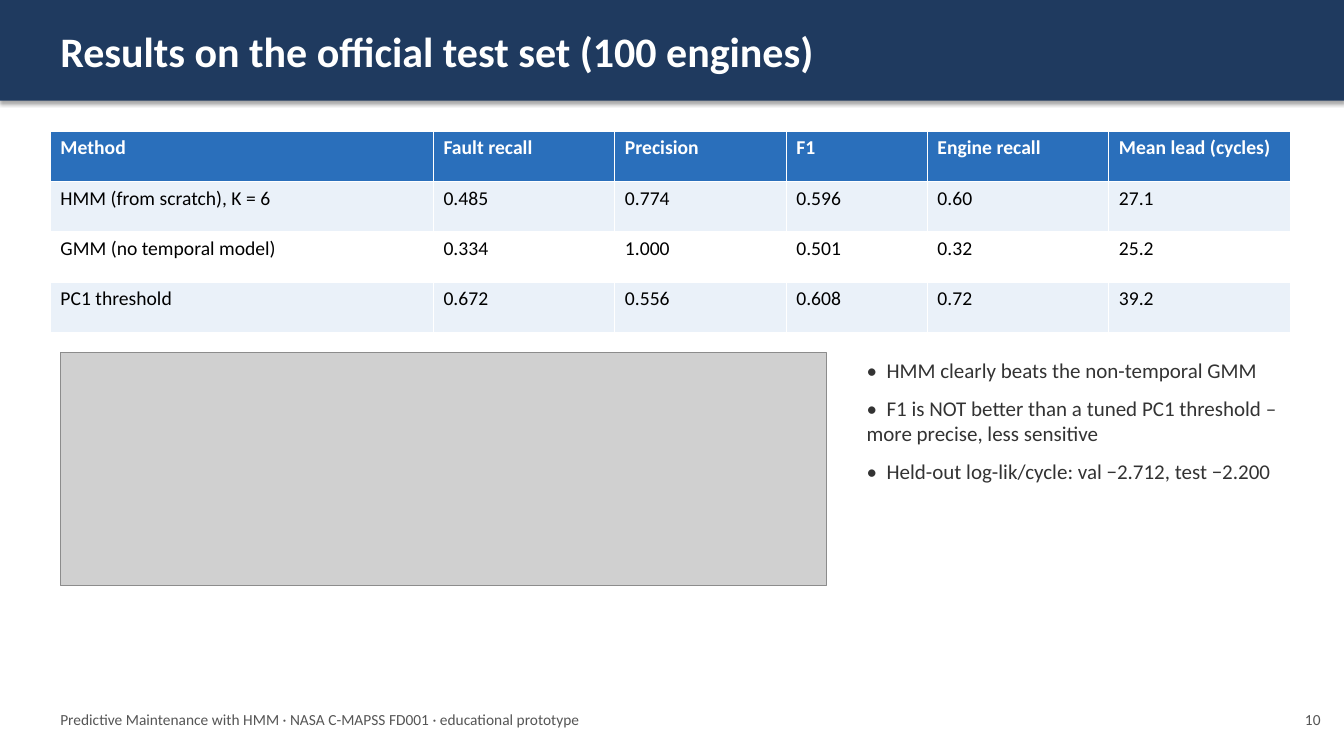
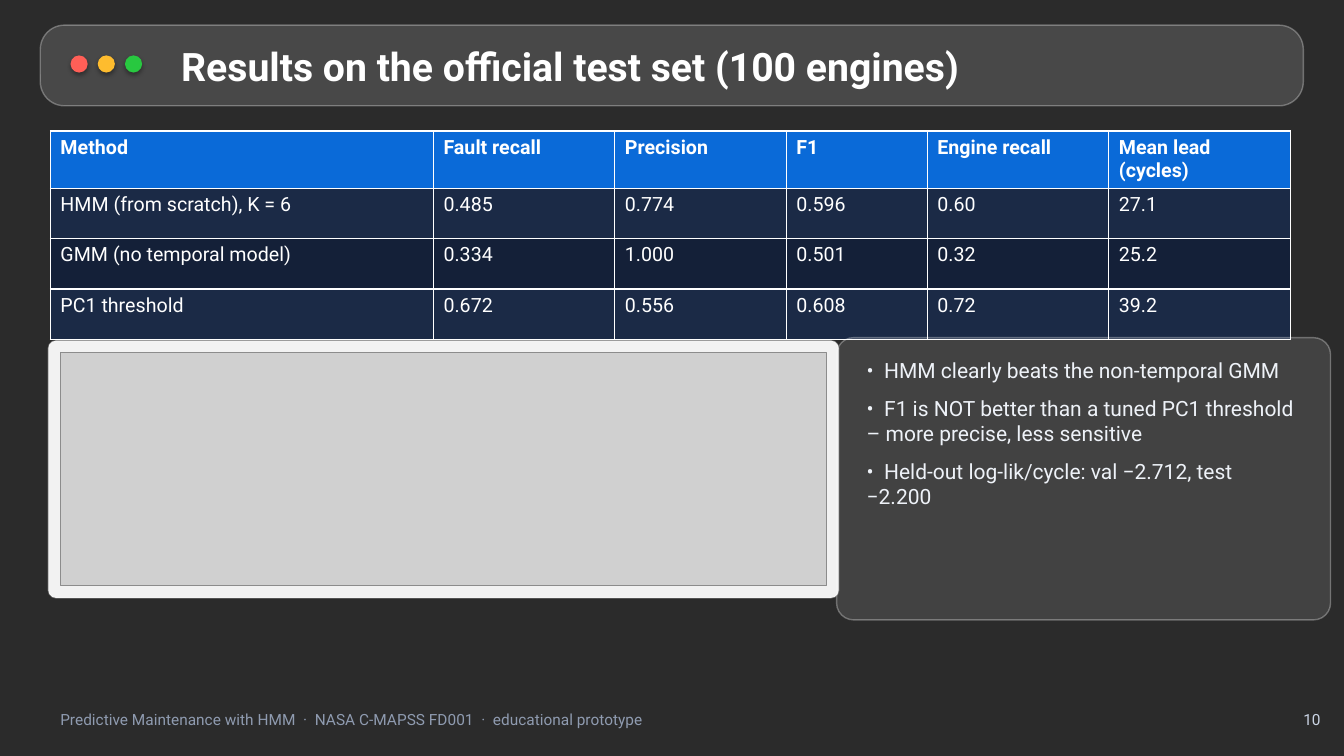
Before and after one commit to Ishita09-prog/predictive-maintenance-hmm, a slide deck: slide 10 of reports/Presentation.pptx. Drawn at 1344x756 pixels with LibreOffice and Linux fonts; fonts in the diff are those of the drawing; grey boxes stand for pictures; background and template pictures are left out; a plain dark background stands for a picture behind light text. Boxes give left, top, right and bottom in pixels: in the first picture for what was removed or moved away, otherwise in the second. Text is boxed around its words. In the diff, an @@ line names an element or a change of style, - is before the commit and + after.

```diff
--- a/reports/Presentation.pptx
+++ b/reports/Presentation.pptx
@@ background #FFFFFF to picture (left out) @@
@@ rectangle removed at bbox=[0, 0, 1344, 101] @@
@@ rounded rectangle added at bbox=[40, 25, 1304, 106], fill #FFFFFF at 14% opacity, outline #FFFFFF 1 pt @@
@@ ellipse added at bbox=[71, 55, 88, 73], fill #FF5F57 @@
@@ ellipse added at bbox=[98, 55, 115, 73], fill #FEBC2E @@
@@ ellipse added at bbox=[125, 55, 142, 73], fill #28C840 @@
@@ text "Results on the official test ...": place and size @@
-text "Results on the official test ..." at bbox=[60, 36, 813, 74]
+text "Results on the official test ..." at bbox=[181, 50, 959, 90]
@@ text "Results on the official test ..." at bbox=[181, 50, 959, 90]: size 30 to 28 pt, font Calibri to Roboto @@
@@ table at bbox=[50, 131, 1291, 333] @@
@@ fill #2A6FBB to #0A6AD8 in row 1 @@
@@ fill #EAF1F9 to #1B2A46 in 12 cells @@
@@ fill #FFFFFF to #142038 in row 3 @@
@@ font Calibri to Roboto @@
@@ text colour #000000 to #FFFFFF in "HMM (from scratch), K = 6", "0.485", "0.774", "0.596" and 14 more places @@
@@ rounded rectangle added at bbox=[48, 341, 839, 598], fill #FFFFFF at 94% opacity, outline #FFFFFF 1 pt @@
@@ rounded rectangle added at bbox=[837, 338, 1331, 620], fill #FFFFFF at 11% opacity, outline #FFFFFF 1 pt @@
@@ text "• HMM clearly beats the ..." at bbox=[867, 362, 1294, 504]: font Calibri to Roboto, text colour #333333 to #EEF2F8 @@
@@ text "Predictive Maintenance with HMM · ..." at bbox=[60, 713, 642, 728]: font Calibri to Roboto, text colour #555555 to #8F9BB0 @@
@@ text "10" at bbox=[1303, 714, 1320, 725]: font Calibri to Roboto, text colour #555555 to #C9D3E3 @@
```
Also in this commit, not shown: 13 other slides changed, 4 other files.
